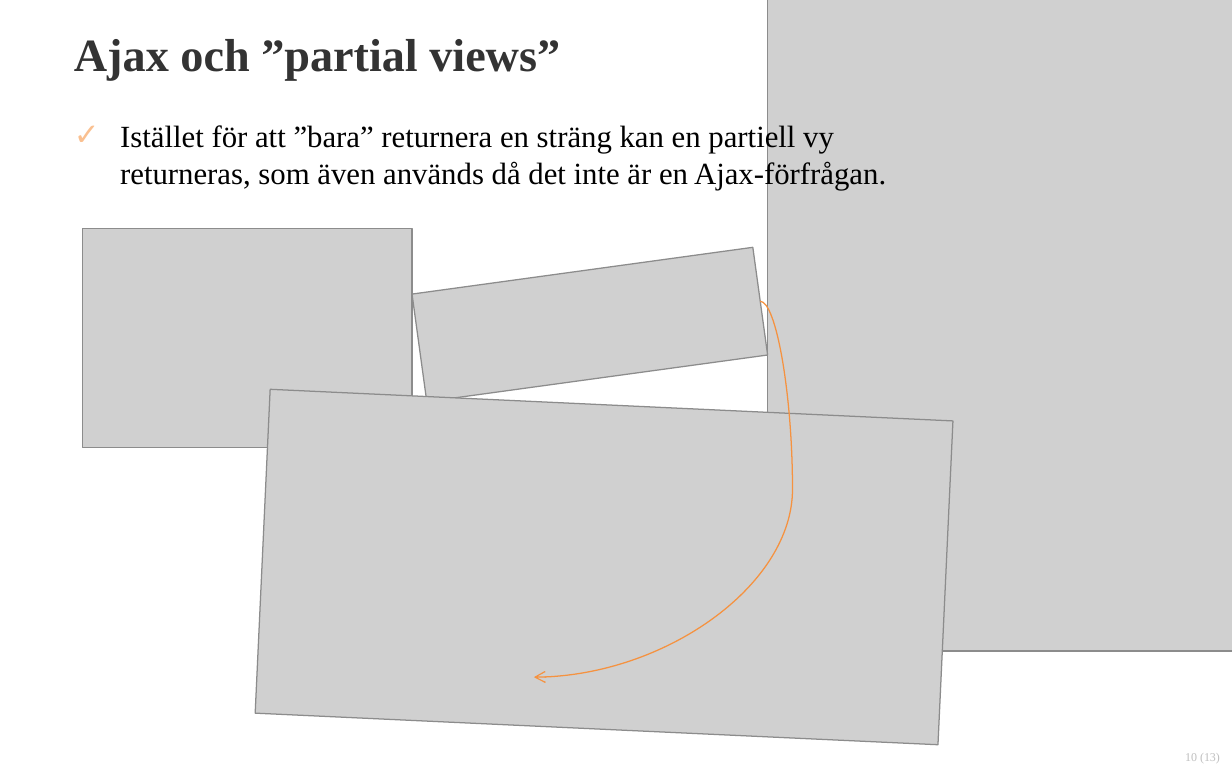
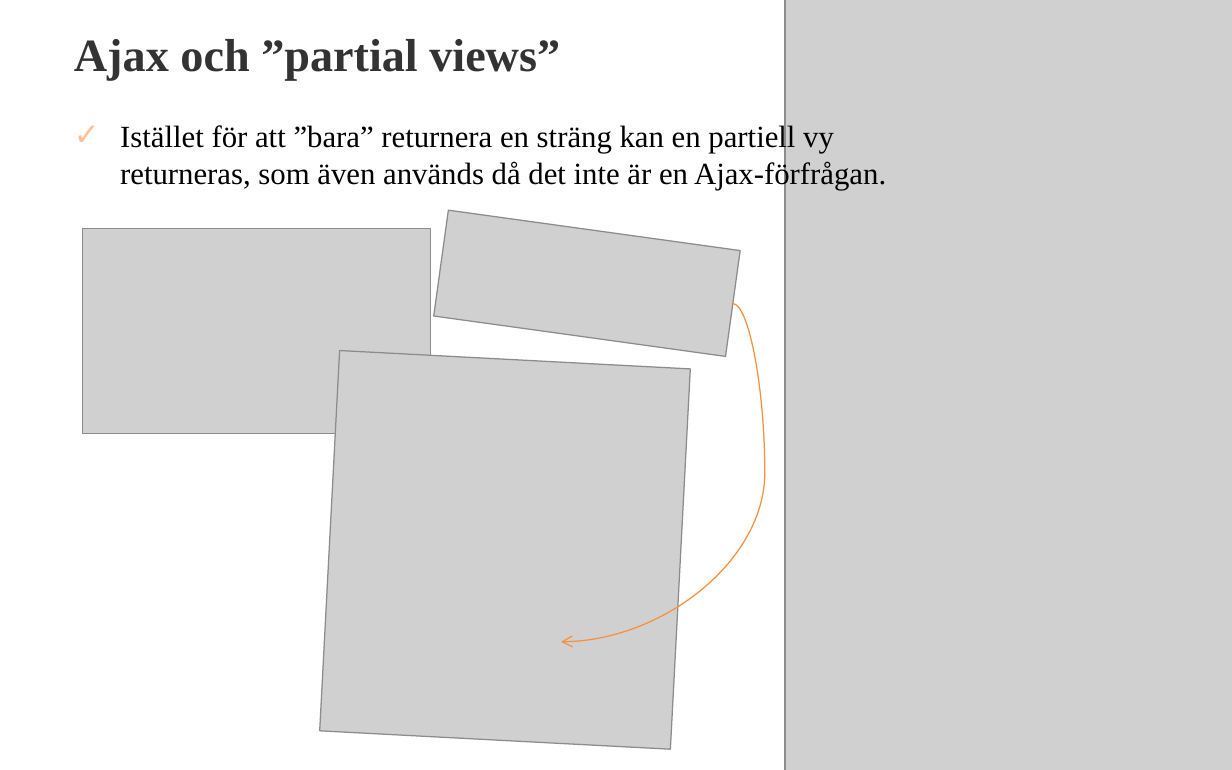
Before and after one commit to 1dv409/kursmaterial, a slide deck: slide 11 of Presentationsmaterial/Dokument/1.7 Unobtrusive Ajax.pptx (slide 10 before the commit). Drawn at 1232x770 pixels with LibreOffice and Linux fonts; fonts in the diff are those of the drawing; grey boxes stand for pictures; background and template pictures are left out. Boxes give left, top, right and bottom in pixels: in the first picture for what was removed or moved away, otherwise in the second. Text is boxed around its words. In the diff, an @@ line names an element or a change of style, - is before the commit and + after.

```diff
--- a/Presentationsmaterial/Dokument/1.7 Unobtrusive Ajax.pptx
+++ b/Presentationsmaterial/Dokument/1.7 Unobtrusive Ajax.pptx
@@ picture: place and size @@
-picture at (768,0,1232,650)
+picture at (785,0,1232,770)
@@ picture: place and size @@
-picture at (83,228,413,447)
+picture at (83,228,431,432)
@@ picture at (434,211,740,357): rotation 352 to 7 degrees @@
@@ curved arrow moved from (760, 302) - (533, 678) to (733, 303) - (561, 642) @@
@@ picture added at (319,351,690,749) @@
@@ picture removed at (255,389,953,745) @@
@@ ellipse: place and size @@
-ellipse at (505,663,533,691)
+ellipse at (532,627,561,655)
@@ page number removed at (1185,753,1220,763) @@
-10 (13)
```
Also in this commit, not shown: 4 slides added, 14 other files.
